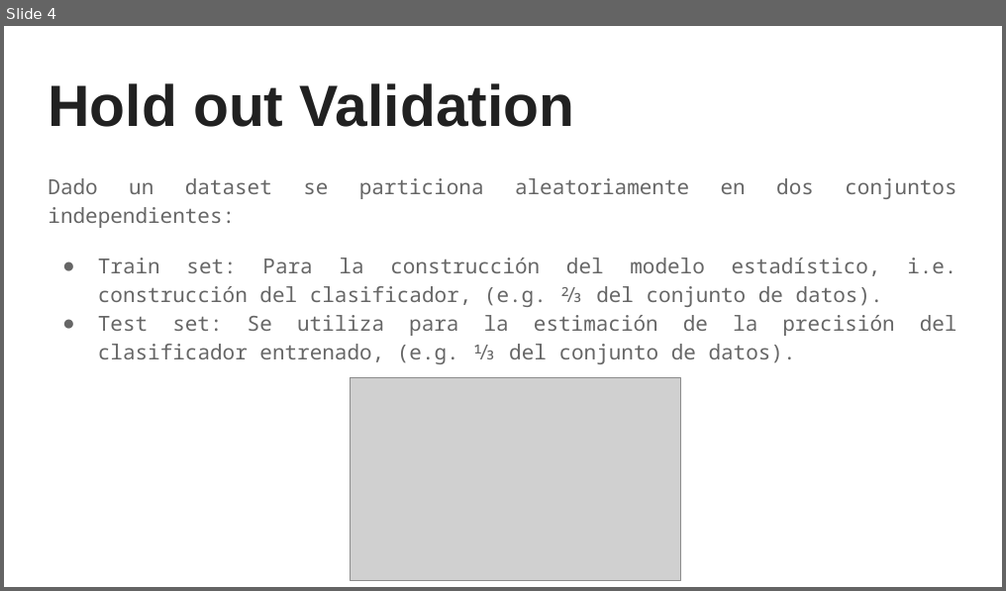
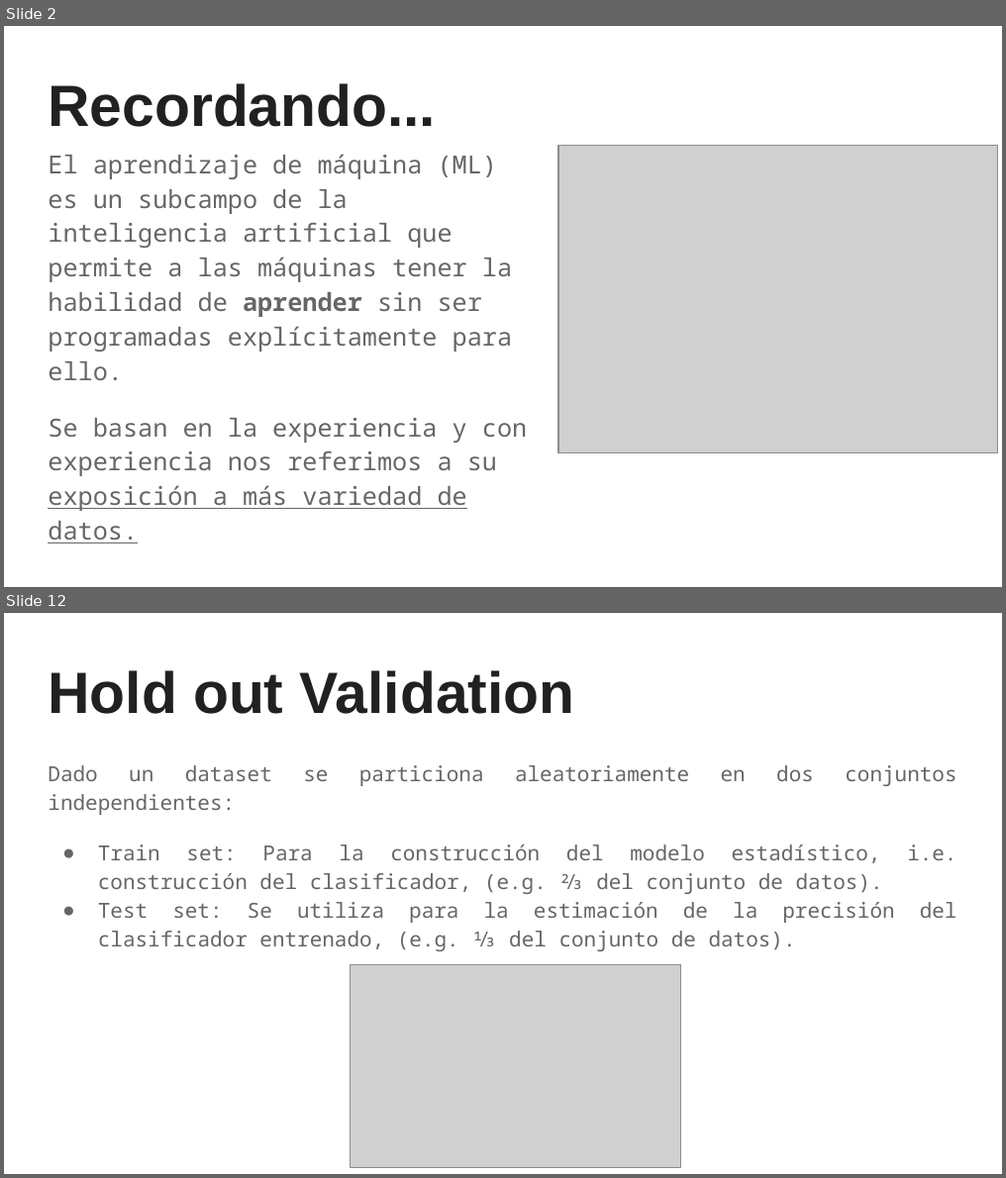
Before and after one commit to sainosmichelle/sainosmichelle.github.io, a slide deck: assets/files/Tema3/3. Técnicas de validación.pptx. Shown one above the other, each under a label of ours: slide 4 before the commit, slides 2 and 12 after it; the slides between them are not shown. The pictures are 1006x591 and 1006x1178 pixels, drawn with LibreOffice and Linux fonts; fonts in the diff are those of the drawing; grey boxes stand for pictures. Boxes give left, top, right and bottom in pixels: in the first picture for what was removed or moved away, otherwise in the second. Text is boxed around its words. In the diff, an @@ line names an element or a change of style, - is before the commit and + after.

```diff
--- a/assets/files/Tema3/3. Técnicas de validación.pptx
+++ b/assets/files/Tema3/3. Técnicas de validación.pptx
@@ slide 2 added at (4,26,1002,587), background #FFFFFF @@
@@ title added at (48,83,436,127), 42 pt, text #212121, bold @@
+Recordando...
@@ text added at (48,154,527,544), 18 pt, text #666666 @@
+El aprendizaje de máquina (ML) es un subcampo de la inteligencia artificial que permite a las máquinas tener la habilidad de aprender sin ser programadas explícitamente para ello.
+Se basan en la experiencia y con experiencia nos referimos a su exposición a más variedad de datos.
@@ picture added at (558,146,998,453) @@
@@ what was slide 4 is now slide 12 @@
```
Also in this commit, not shown: 3 slides changed, 10 other slides added, 9 other files.
